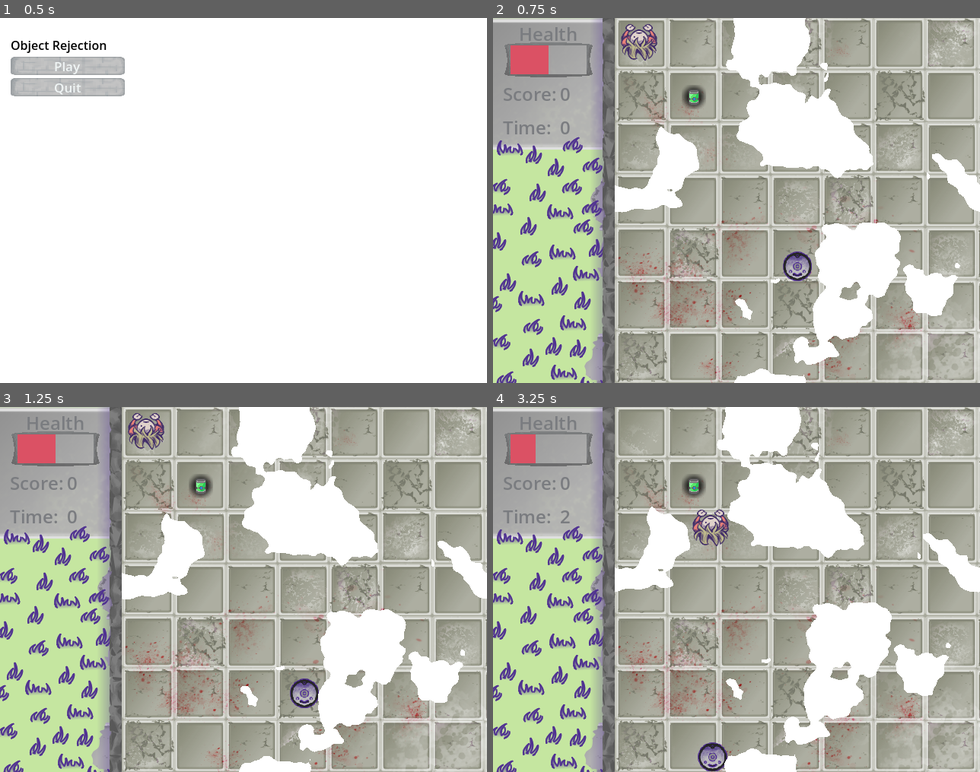
Above: before the commit, frames 1-4 (two rows, left to right).
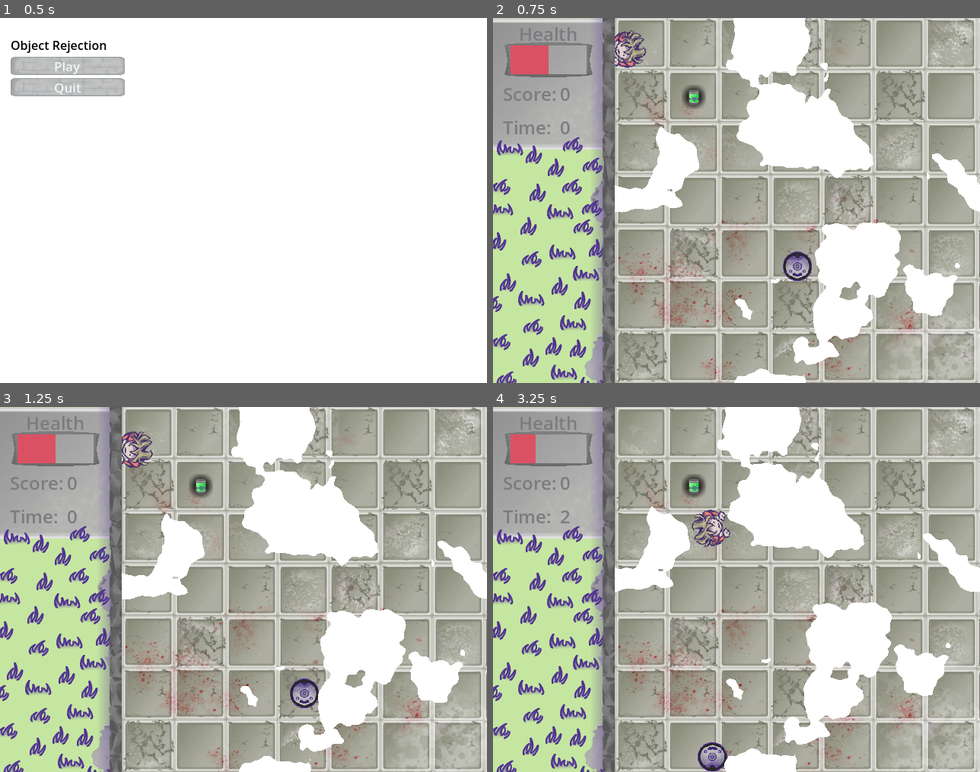
Above: after the commit, the same moments.

Repository: Cyberiada2025-2026/Lem-Jam
Game: Godot game, scene res://ui/main_menu/main_menu.tscn
Same seed, same stepped clock (60 frames per second), same inputs: the game is played once before the commit and once after it.
Inputs (mouse positions are in pixels of both pictures, inside the frame that each line leads up to):
- Up to frame 1 (0.5 s): no input
- Up to frame 2 (0.75 s): click "Play" at 0.5 s
- Up to frame 3 (1.25 s): no input
- Up to frame 4 (3.25 s): tap Enter at 1.25 s; move the mouse to (639, 432) at 1.27 s; press the mouse at (639, 432) at 1.28 s; move the mouse to (639, 607) at 2.02 s; release the mouse at (639, 607) at 2.03 s; click (639, 607) at 2.1 s; move the mouse to (785, 509) at 2.77 s; press the mouse at (785, 509) at 2.78 s

Frame 1 is identical in both runs. In frame 2, 0.7% of the frame differs, in the area x 25-34%, y 1-14%; in frame 3, 0.8%, in the area x 25-34%, y 1-17%; in frame 4, 0.8%.

Commit message:
added character rotation

Diff:
--- a/shared/enemy/enemy.gd
+++ b/shared/enemy/enemy.gd
@@ -1,6 +1,6 @@
 extends CharacterBody2D
 
-@export var max_collisions := 6
+@export var visual: Sprite2D
 var current_direction = "None"
 var directions = ["Up", "Down", "Left", "Right"]
 var canItMove:Array[bool] = [true, true, true, true]
@@ -27,6 +27,7 @@
 			velocity=Vector2(-speed, 0.0)
 		"Right":
 			velocity=Vector2(speed, 0.0)
+	visual.rotation = velocity.angle() + PI+PI/2
 
 # Called when the node enters the scene tree for the first time.
 func _ready() -> void:
--- a/shared/enemy/enemy.tscn
+++ b/shared/enemy/enemy.tscn
@@ -14,11 +14,16 @@
 
 [node name="Node2D2" type="Node2D" unique_id=2121269621]
 
-[node name="Enemy" type="CharacterBody2D" parent="." unique_id=161224150]
+[node name="Enemy" type="CharacterBody2D" parent="." unique_id=161224150 node_paths=PackedStringArray("visual")]
 platform_wall_layers = 1
 script = ExtResource("1_881n6")
+visual = NodePath("Sprite2D2")
 
 [node name="Sprite2D" type="Sprite2D" parent="Enemy" unique_id=691345916]
+visible = false
+texture = ExtResource("2_881n6")
+
+[node name="Sprite2D2" type="Sprite2D" parent="Enemy" unique_id=1102967782]
 texture = ExtResource("2_881n6")
 
 [node name="CollisionShape2D" type="CollisionShape2D" parent="Enemy" unique_id=1991579710]
--- a/shared/player/player.tscn
+++ b/shared/player/player.tscn
@@ -7,14 +7,19 @@
 [sub_resource type="CircleShape2D" id="CircleShape2D_7r5ry"]
 radius = 17.0
 
-[node name="Player" type="CharacterBody2D" unique_id=1228326605 node_paths=PackedStringArray("health_component") groups=["player"]]
+[node name="Player" type="CharacterBody2D" unique_id=1228326605 node_paths=PackedStringArray("health_component", "visual") groups=["player"]]
 script = ExtResource("1_x7nyl")
 health_component = NodePath("HealthComponent")
+visual = NodePath("VisualChar")
 
 [node name="HealthComponent" type="Node" parent="." unique_id=1542842994]
 script = ExtResource("2_n2gxi")
 
 [node name="Sprite2D" type="Sprite2D" parent="." unique_id=2026787320]
+visible = false
+texture = ExtResource("3_7r5ry")
+
+[node name="VisualChar" type="Sprite2D" parent="." unique_id=141157484]
 texture = ExtResource("3_7r5ry")
 
 [node name="CollisionShape2D" type="CollisionShape2D" parent="." unique_id=950972294]
--- a/shared/player/player_control.gd
+++ b/shared/player/player_control.gd
@@ -5,35 +5,21 @@
 var angle_control: float = 0.3
 @export var speed = 200
 @export var health_component: HealthComponent
-var selected = false
+@export var visual: Sprite2D
 var can_be_detected: = false
-
-# Called when the node enters the scene tree for the first time.
-func _ready() -> void:
-	input_pickable = true
-	input_event.connect(_on_character_input_event)
-
-
-func _on_character_input_event(viewport: Node, event: InputEvent, shape_idx: int) -> void:
-	if event.is_action_pressed("select_player"):
-		if selected == false:
-			selected = true
-		else:
-			selected = false
-
 
 # Called every frame. 'delta' is the elapsed time since the previous frame.
 func _process(delta: float) -> void:
 	time += delta
-	if selected == true:
-		var dir = global_position.direction_to(get_global_mouse_position())
-		if abs(dir.normalized().x) > angle_control and abs(dir.normalized().y) > angle_control:
-			can_be_detected = true
-		else:
-			can_be_detected = false
+	var dir = global_position.direction_to(get_global_mouse_position())
+	if abs(dir.normalized().x) > angle_control and abs(dir.normalized().y) > angle_control:
+		can_be_detected = true
+	else:
+		can_be_detected = false
 
-		velocity = speed * dir.normalized()
-		if global_position.distance_squared_to(get_global_mouse_position()) > 10:
-			move_and_slide()
-		else:
-			can_be_detected = false
+	velocity = speed * dir.normalized()
+	visual.rotation = velocity.angle() + PI/2
+	if global_position.distance_squared_to(get_global_mouse_position()) > 10:
+		move_and_slide()
+	else:
+		can_be_detected = false
